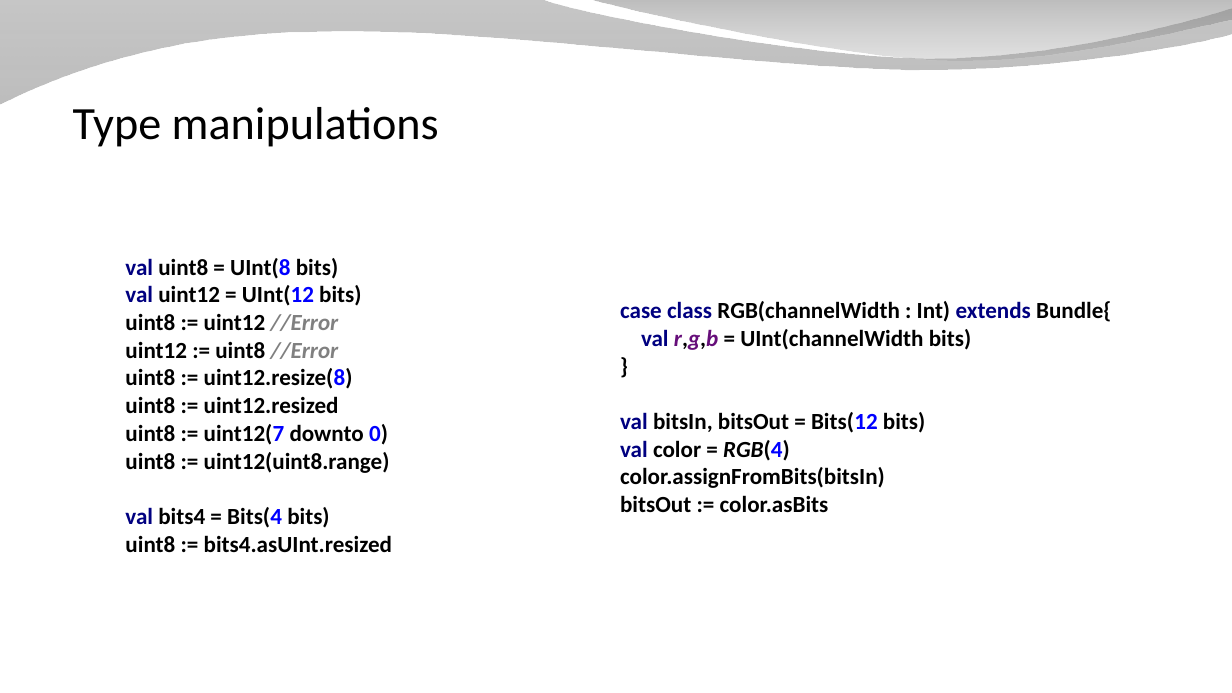
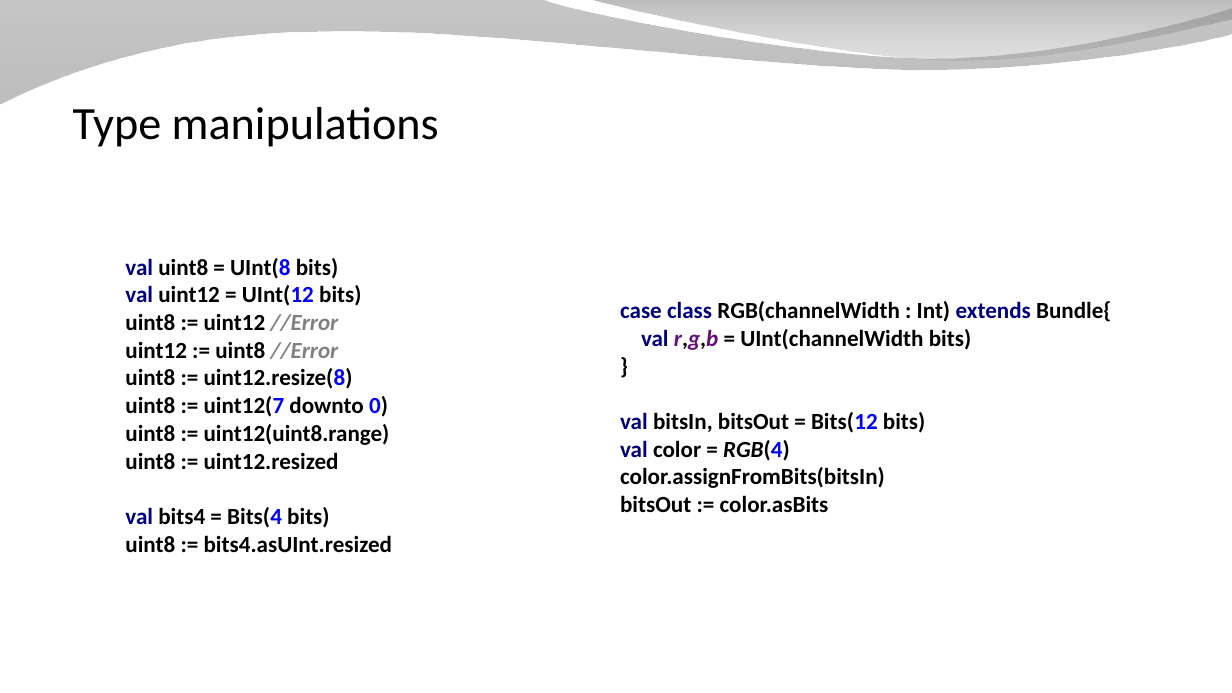
Before and after one commit to SpinalHDL/SpinalDoc, a slide deck: slide 9 of presentation/en/workshop/equivalence.odp. Drawn at 1232x693 pixels with LibreOffice and Linux fonts; fonts in the diff are those of the drawing; background and template pictures are left out. Boxes give left, top, right and bottom in pixels: in the first picture for what was removed or moved away, otherwise in the second. Text is boxed around its words. In the diff, an @@ line names an element or a change of style, - is before the commit and + after.

```diff
--- a/presentation/en/workshop/equivalence.odp
+++ b/presentation/en/workshop/equivalence.odp
@@ text at [125, 258, 392, 552]: text changed @@
-val uint8 = UInt(8 bits)
-val uint12 = UInt(12 bits)
-uint8 := uint12 //Error
-uint12 := uint8 //Error
-uint8 := uint12.resize(8)
-uint8 := uint12.resized
-uint8 := uint12(7 downto 0)
-uint8 := uint12(uint8.range)
-val bits4 = Bits(4 bits)
-uint8 := bits4.asUInt.resized
+val uint8 = UInt(8 bits)
+val uint12 = UInt(12 bits)
+uint8 := uint12 //Error
+uint12 := uint8 //Error
+uint8 := uint12.resize(8)
+uint8 := uint12(7 downto 0)
+uint8 := uint12(uint8.range)
+uint8 := uint12.resized
+val bits4 = Bits(4 bits)
+uint8 := bits4.asUInt.resized
```
Also in this commit, not shown: 5 other slides changed, 1 slide removed, 4 other files.
